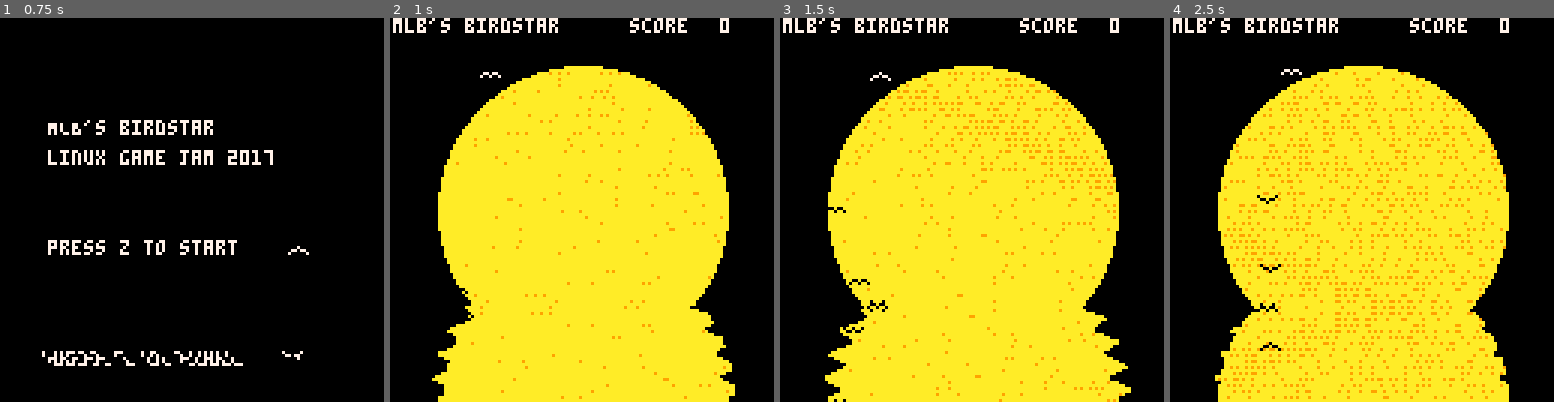
Above: before the commit, frames 1-4 (left to right).
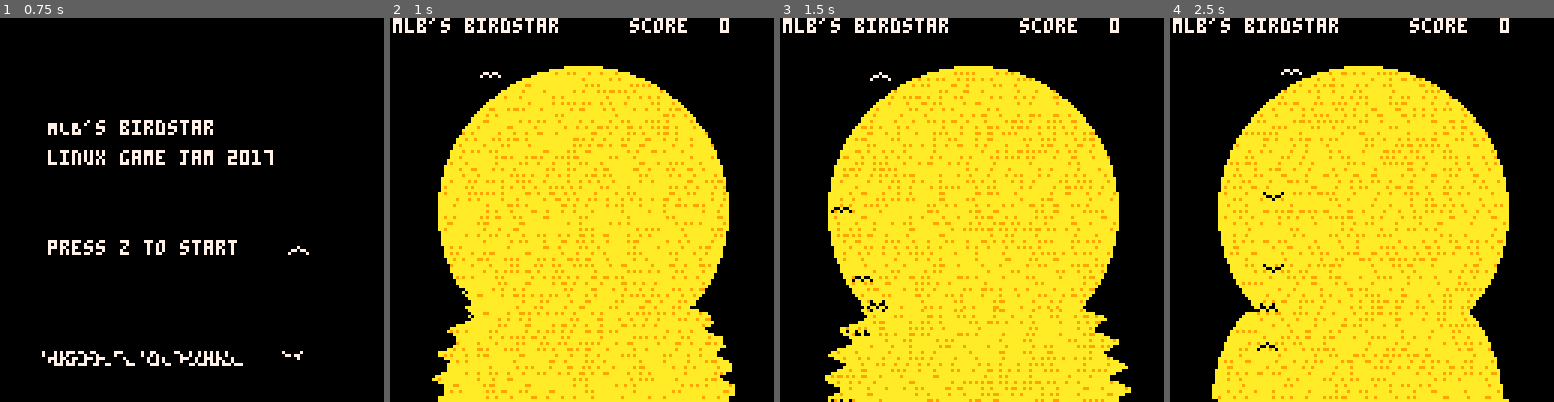
Above: after the commit, the same moments.

Repository: mattleblanc/BIRDSTAR
Game: PICO-8 cartridge BIRDSTAR.P8
Same seed, same stepped clock (60 frames per second), same inputs: the game is played once before the commit and once after it.
Inputs:
- Up to frame 1 (0.75 s): tap O (Z key) at 0.7 s
- Up to frame 2 (1 s): no input
- Up to frame 3 (1.5 s): no input
- Up to frame 4 (2.5 s): hold Right 1.6-2.1 s; tap O (Z key) at 1.7, 2.1 s; hold Up 2.15-2.42 s; hold Right from 2.47 s (still down)

Frame 1 is identical in both runs. In frame 2, 6.5% of the frame differs, in the area x 12-90%, y 14-100%; in frame 3, 7.9%; in frame 4, 10%, in the area x 10-89%, y 14-100%.

Commit message:
Bit of polish.

Diff:
--- a/BIRDSTAR.P8
+++ b/BIRDSTAR.P8
@@ -39,6 +39,9 @@
 
 function gameinit()
 	mode = 1
+cx = 64
+cy = 64
+cr=48
     palt(11, true)
     palt(0, false)
     p1 = {
@@ -158,8 +161,6 @@
       p1.ddy+=0.3
     end
 
-printh(p1.x)
-
     if(p1.y<=3) then
      p1.dy *= (-1)*0.66
      p1.y=4
@@ -183,7 +184,6 @@
   p1.ddy=0
 
   if(btnp(2)) then
-  printh("yup")
     p1.roost=0
     p1.ddy-=1.0
     p1.y-=1.0
@@ -256,7 +256,6 @@
   end
 
   if(tick==60) cy*=1.04
-  if(tick==60) printh(cy)
 
   if(cy>=147) mode=2
 
@@ -313,7 +312,9 @@
  print(p1.score,64,42,7)
  print("PRESS Z TO BIRDSTAR",32,62,7)
 
-spr(16+p1.frame,p1.x,p1.y)
+if(p1.roost==0) then spr(16+p1.frame,p1.x,p1.y-3) end
+if(p1.roost==1) then spr(20,p1.x,p1.y-3) end
+
 
 mirrorcpy(0,128-32*2+1.5*sin(tick/60),0,128-32+1.5*sin(tick/60),128,128-32+1.5*sin(tick/60))
 
@@ -326,24 +327,22 @@
  print("score ",80,0,7)
  print(p1.score,110,0,7)
 
+
 -- colour flipping
-if ((tick==60) and (cidx==10)) then
-  cidx=9
-  inter=10
-  a1=rnd(10)/10.0*(-1.0)*flr(rnd(2))
-  a2=rnd(10)/10.0*(-1.0)*flr(rnd(2))
-  t1=flr(rnd(2))
-  t2=flr(rnd(2))
-elseif ((tick==60)and(cidx==9)) then
+--if ((tick==60) and (cidx==10)) then
   cidx=10
   inter=9
   a1=rnd(10)/10.0*(-1.0)*flr(rnd(2))
   a2=rnd(10)/10.0*(-1.0)*flr(rnd(2))
   t1=flr(rnd(2))
   t2=flr(rnd(2))
-end
-
-  circfill(cx,cy,cr,cidx)
+--elseif ((tick==60)and(cidx==9)) then
+if(cy>=94) then
+  cidx=9
+  inter=10
+end
+
+ circfill(cx,cy,cr,cidx)
 
   -- dithering stuff
   for x=cx-cr, cx+cr, 2 do
